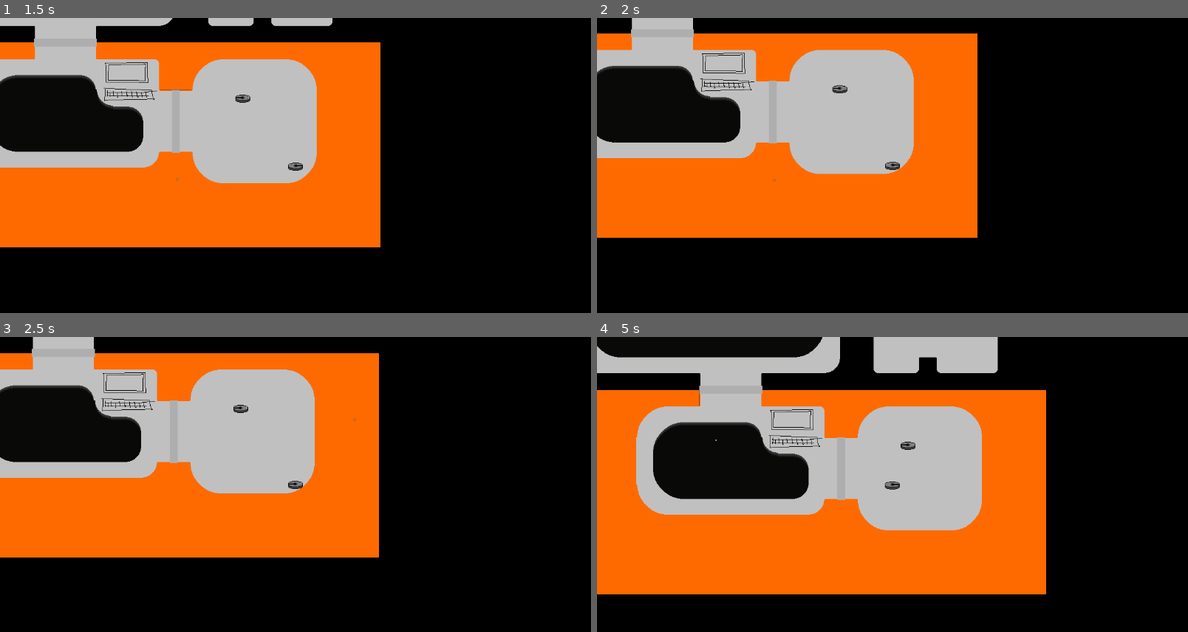
Above: before the commit, frames 1-4 (two rows, left to right).
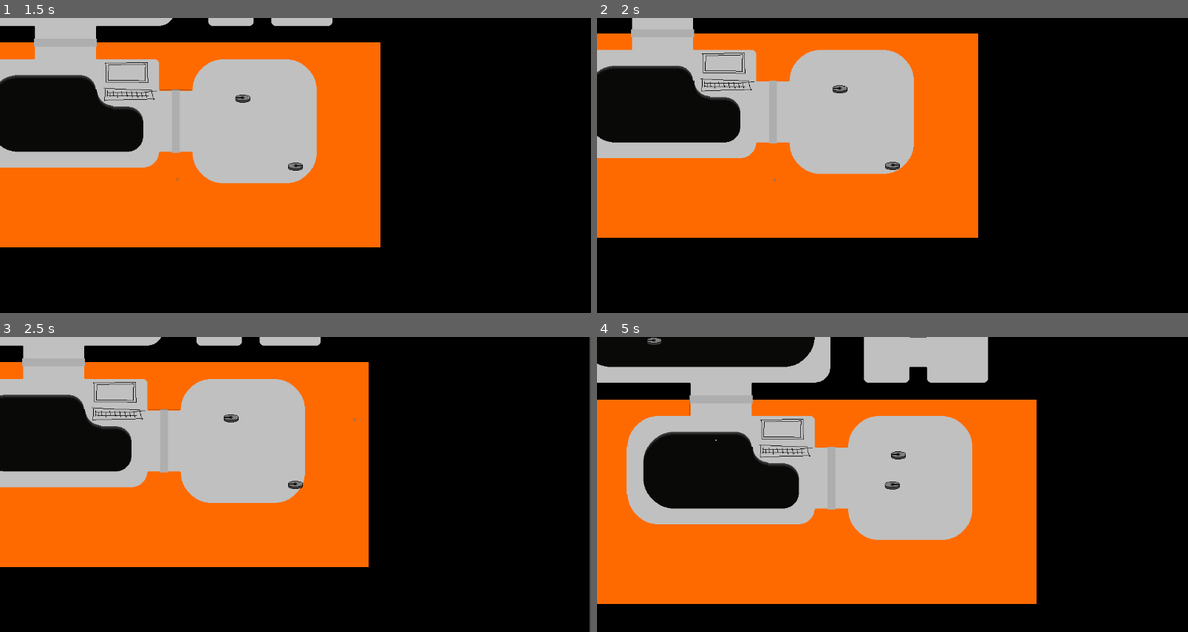
Above: after the commit, the same moments.

Repository: Black-Sheep-Studios/wire-hacking-robots
Game: Godot game, scene res://game.tscn
Two runs of this game, one before a commit and one after it. Both use one fixed random seed, a clock stepped at 60 frames per second and the inputs below. Sound files missing from this copy of the repository are replaced by a short silence.
Inputs (mouse positions are in pixels of both pictures, inside the frame that each line leads up to):
- Up to frame 1 (1.5 s): tap Enter at 0.5 s; move the mouse to (425, 150) at 0.52 s; hold D (move_right) 0.53-1.28 s; tap Space (primary_action) at 0.6 s; move the mouse to (177, 180) at 1.27 s; hold S (move_down) from 1.28 s (still down); tap E (secondary_action) at 1.35 s
- Up to frame 2 (2 s): keep holding S (move_down)
- Up to frame 3 (2.5 s): move the mouse to (354, 419) at 2.02 s; release S (move_down) at 2.03 s; hold D (move_right) from 2.03 s (still down); tap Q (tertiary_action) at 2.1 s
- Up to frame 4 (5 s): move the mouse to (862, 543) at 2.77 s; release D (move_right) at 2.78 s; hold W (move_up) 2.78-3.53 s; tap Space (primary_action) at 2.85 s; move the mouse to (1069, 528) at 3.52 s; hold A (move_left) from 3.53 s (still down); tap E (secondary_action) at 3.6 s; move the mouse to (715, 440) at 4.27 s; tap Q (tertiary_action) at 4.35 s

Frame 1 is identical in both runs. In frame 2, 0.3% of the frame differs, in the area x 0-65%, y 0-75%; in frame 3, 13%; in frame 4, 17%, in the area x 0-76%, y 0-91%.

Commit message:
make sure robot colliders are set to correct motion mode

Diff:
--- a/game/robot/robot_character.gd
+++ b/game/robot/robot_character.gd
@@ -88,6 +88,8 @@
 	set_collision_layer_value(Constants.CollisionLayers.BULLET, true)
 	set_collision_mask_value(Constants.CollisionLayers.BULLET, false)
 
+	set_motion_mode(CharacterBody2D.MOTION_MODE_FLOATING)
+
 	return new_collider
 
 
